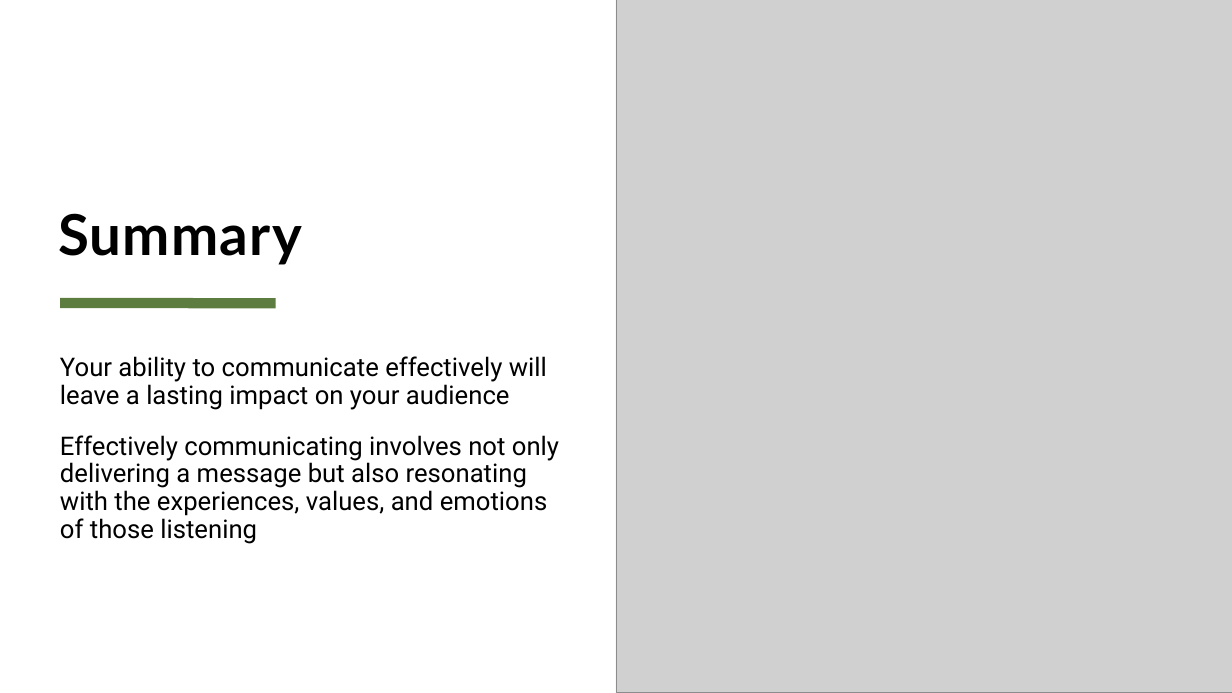
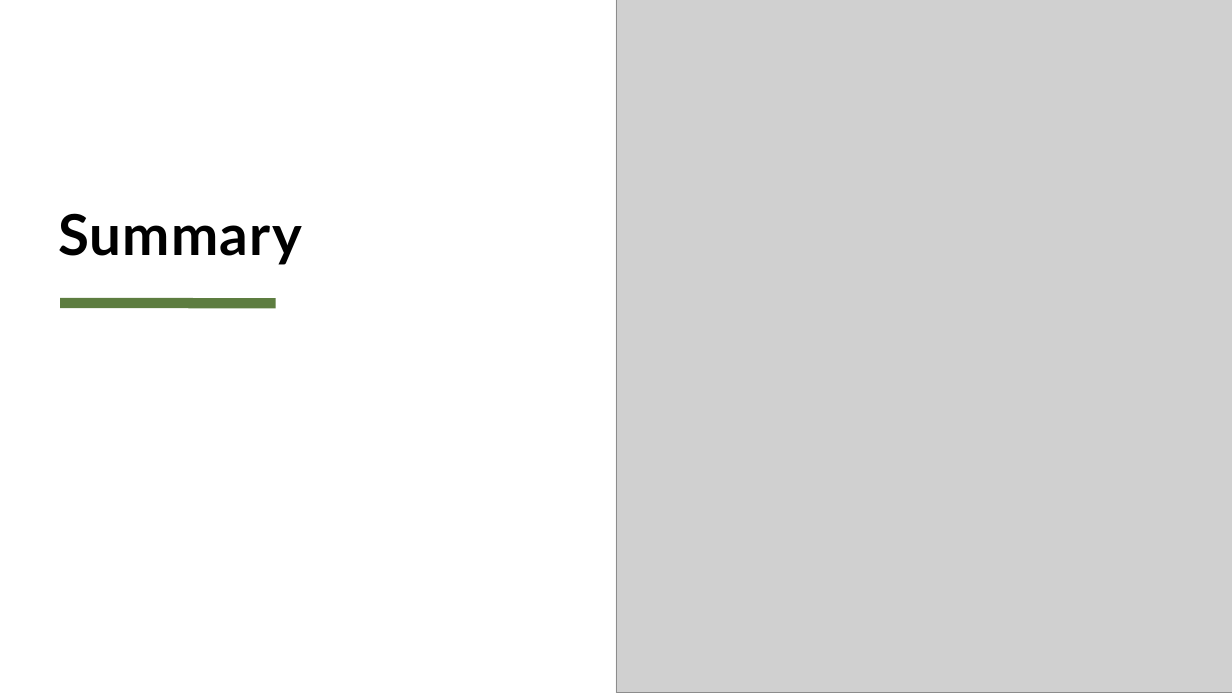
Before and after one commit to x22237941/Database-and-Analytical-Programming, a slide deck: slide 11 of TeamI.pptx. Drawn at 1232x693 pixels with LibreOffice and Linux fonts; fonts in the diff are those of the drawing; grey boxes stand for pictures. Boxes give left, top, right and bottom in pixels: in the first picture for what was removed or moved away, otherwise in the second. Text is boxed around its words. In the diff, an @@ line names an element or a change of style, - is before the commit and + after.

```diff
--- a/TeamI.pptx
+++ b/TeamI.pptx
@@ text removed at <box>60,356,559,544</box> @@
-Your ability to communicate effectively will leave a lasting impact on your audience
-Effectively communicating involves not only delivering a message but also resonating with the experiences, values, and emotions of those listening
```
